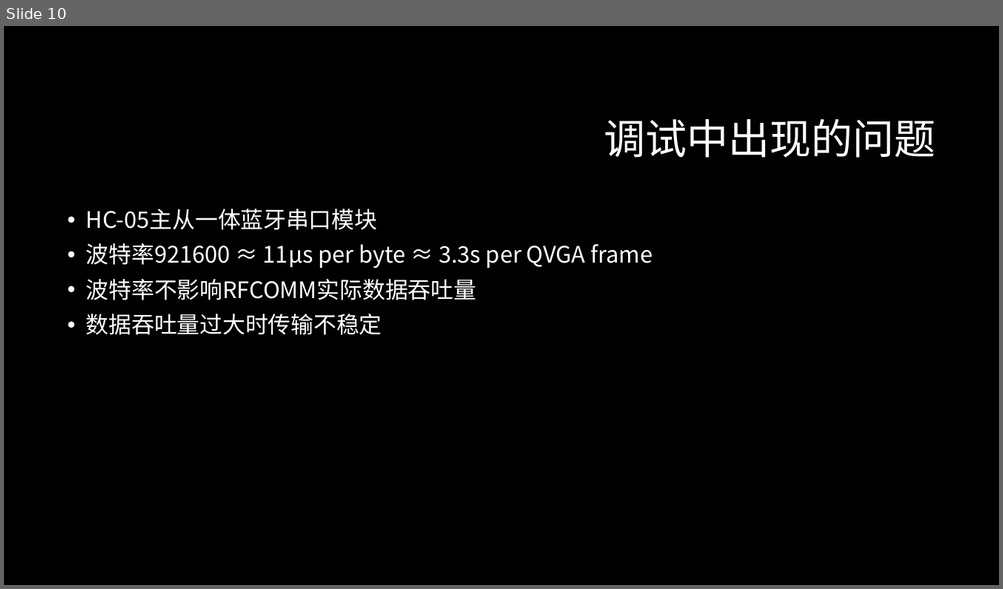
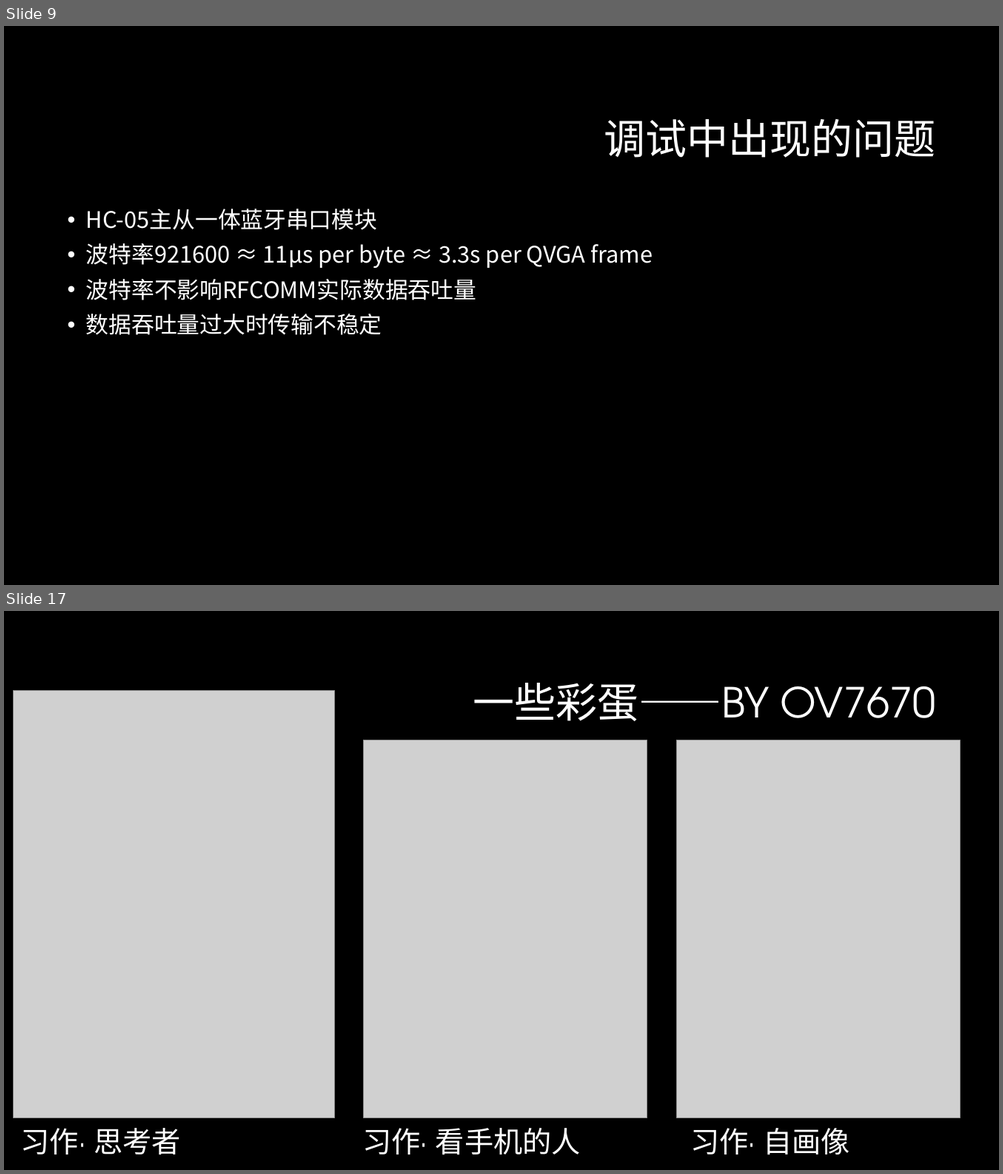
Before and after one commit to ZeroWeight/Project-of-Electronic-Circuits, a slide deck: report/final/final.pptx. Shown one above the other, each under a label of ours: slide 10 before the commit, slides 9 and 17 after it; the slides between them are not shown. The pictures are 1003x589 and 1003x1174 pixels, drawn with LibreOffice and Linux fonts; fonts in the diff are those of the drawing; grey boxes stand for pictures; background and template pictures are left out. Boxes give left, top, right and bottom in pixels: in the first picture for what was removed or moved away, otherwise in the second. Text is boxed around its words. In the diff, an @@ line names an element or a change of style, - is before the commit and + after.

```diff
--- a/report/final/final.pptx
+++ b/report/final/final.pptx
@@ slide 17 added at box(4, 611, 999, 1170), background #000000 @@
@@ picture added at box(14, 690, 335, 1119) @@
@@ title added at box(473, 683, 936, 721), 40 pt, text #FFFFFF @@
+一些彩蛋——BY OV7670
@@ picture added at box(364, 741, 647, 1119) @@
@@ picture added at box(676, 741, 960, 1119) @@
@@ text added at box(21, 1128, 180, 1155), 28 pt, text #FFFFFF @@
+习作· 思考者
@@ text added at box(363, 1128, 580, 1156), 28 pt, text #FFFFFF @@
+习作· 看手机的人
@@ text added at box(690, 1128, 850, 1156), 28 pt, text #FFFFFF @@
+习作· 自画像
@@ what was slide 10 is now slide 9 @@
```
Also in this commit, not shown: 8 other slides added, 1 slide removed, 2 other files.
